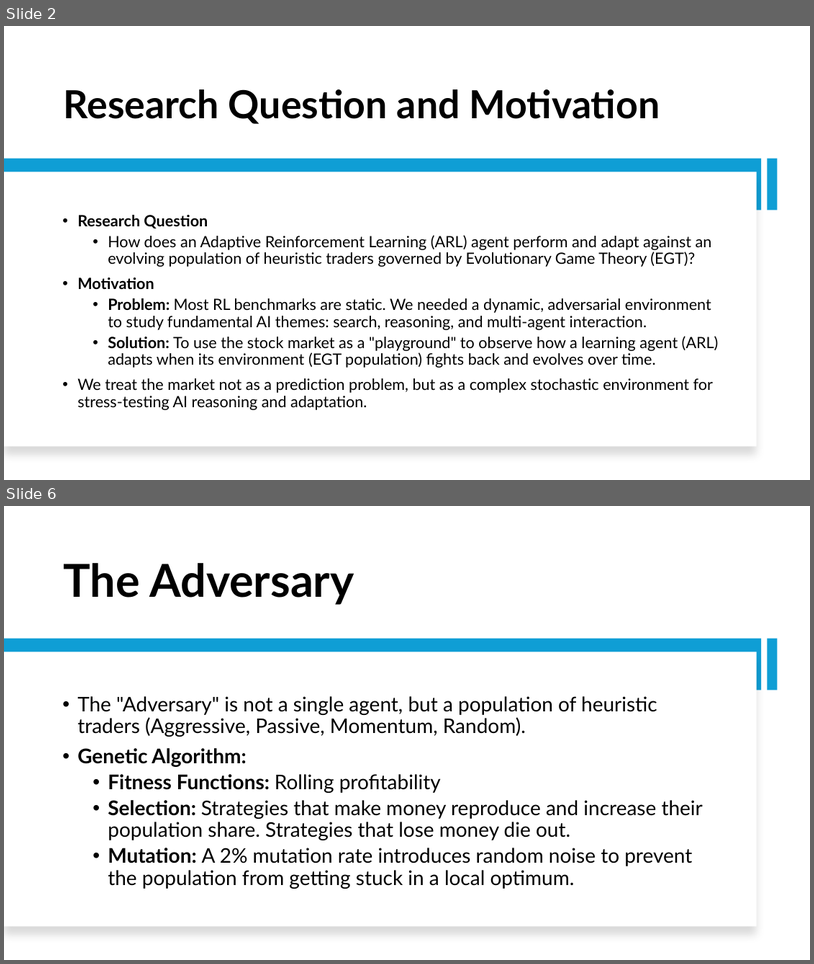
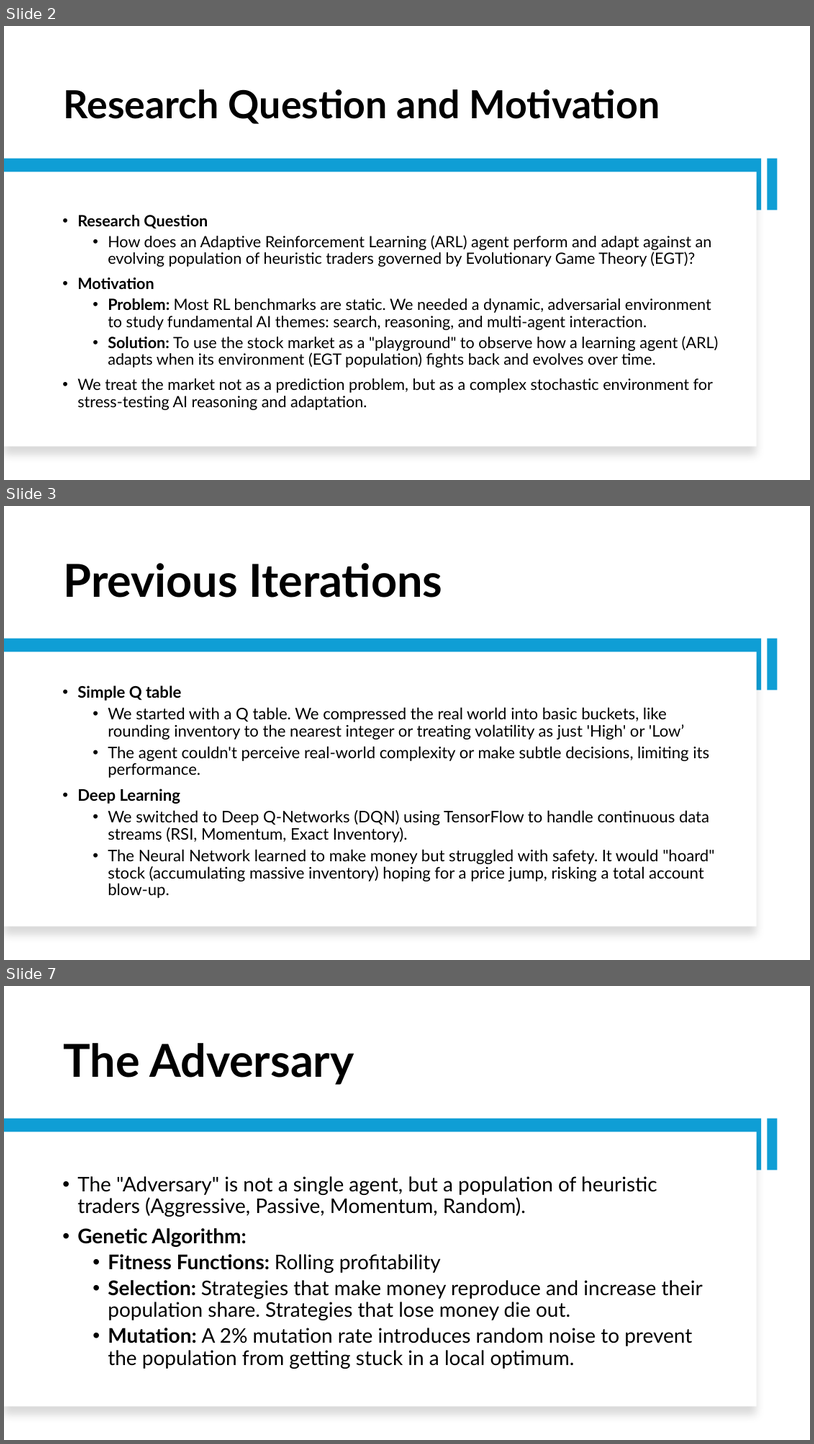
Before and after one commit to Srithwak/Coevolutionary_ARL_vs_EGT_agents_research, a slide deck: presentation.pptx. Shown one above the other, each under a label of ours: slides 2 and 6 before the commit, slides 2, 3 and 7 after it; the slides between them are not shown. The pictures are 814x964 and 814x1444 pixels, drawn with LibreOffice and Linux fonts; fonts in the diff are those of the drawing. Boxes give left, top, right and bottom in pixels: in the first picture for what was removed or moved away, otherwise in the second. Text is boxed around its words. In the diff, an @@ line names an element or a change of style, - is before the commit and + after.

```diff
--- a/presentation.pptx
+++ b/presentation.pptx
@@ slide 3 added at (x1=4, y1=506, x2=810, y2=960), background #FFFFFF @@
@@ title added at (x1=64, y1=563, x2=442, y2=597), 54 pt, text #000000, bold @@
+Previous Iterations
@@ rectangle added at (x1=4, y1=638, x2=762, y2=690), fill #0F9ED5 @@
@@ rectangle added at (x1=4, y1=651, x2=757, y2=926), fill #FFFFFF @@
@@ rectangle added at (x1=767, y1=638, x2=778, y2=690), fill #0F9ED5 @@
@@ text added at (x1=77, y1=685, x2=715, y2=898), 19 pt, text #000000 @@
+• Simple Q table
+  • We started with a Q table. We compressed the real world into basic buckets, like rounding inventory to the nearest integer or treating volatility as just 'High' or 'Low’
+  • The agent couldn't perceive real-world complexity or make subtle decisions, limiting its performance.
+• Deep Learning
+  • We switched to Deep Q-Networks (DQN) using TensorFlow to handle continuous data streams (RSI, Momentum, Exact Inventory).
+  • The Neural Network learned to make money but struggled with safety. It would "hoard" stock (accumulating massive inventory) hoping for a price jump, risking a total account blow-up.
@@ what was slide 6 is now slide 7 @@
```
Also in this commit, not shown: 7 slides changed, 2 other slides added, 2 slides removed, 15 other files.
